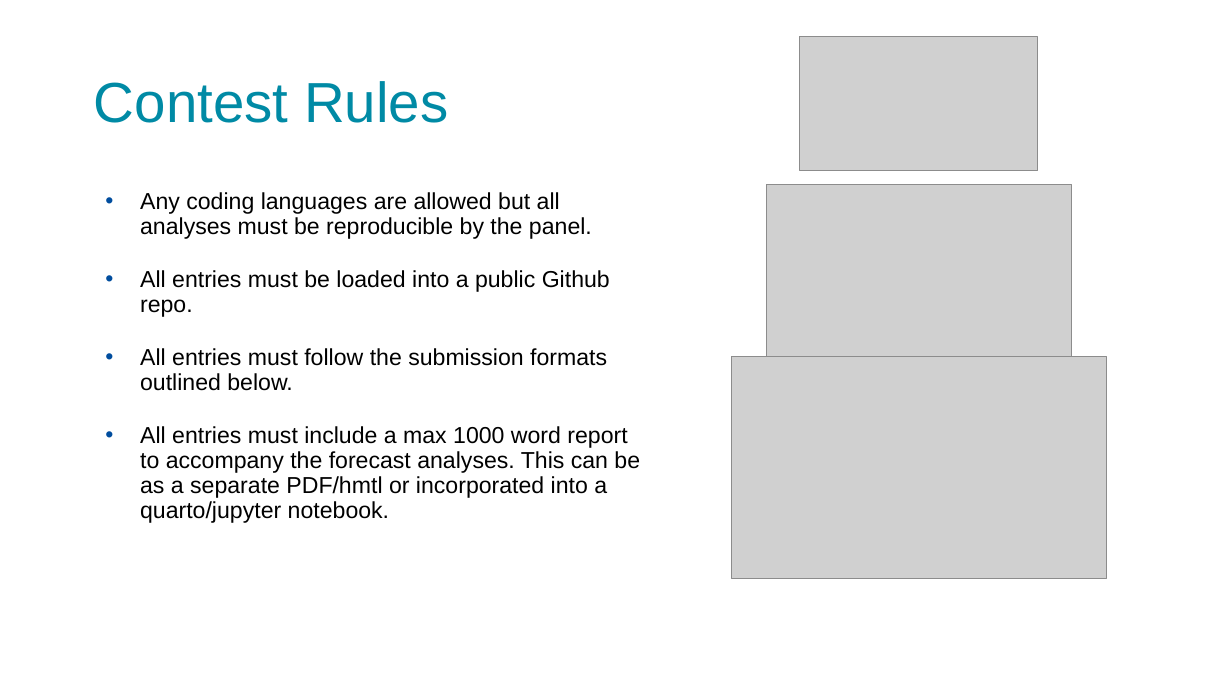
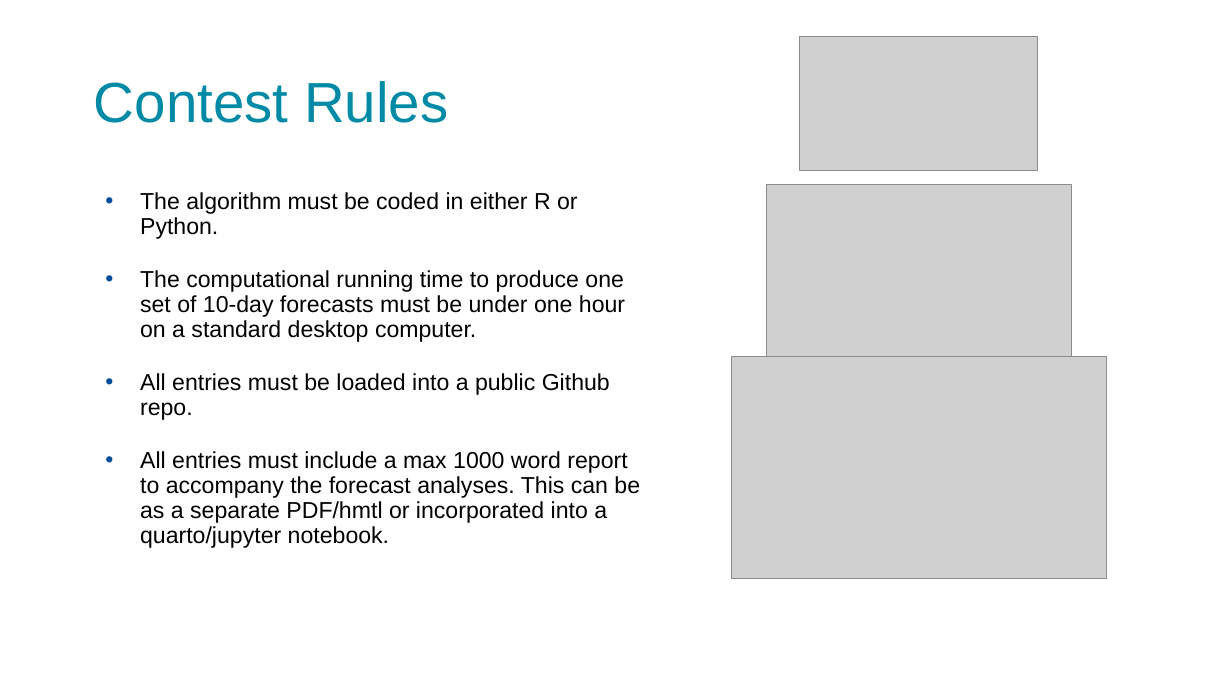
Before and after one commit to Danidayscat/NHS-EAD-forecast, a slide deck: slide 7 of Kick-Off Presentation.pptx. Drawn at 1232x693 pixels with LibreOffice and Linux fonts; fonts in the diff are those of the drawing; grey boxes stand for pictures; background and template pictures are left out. Boxes give left, top, right and bottom in pixels: in the first picture for what was removed or moved away, otherwise in the second. Text is boxed around its words. In the diff, an @@ line names an element or a change of style, - is before the commit and + after.

```diff
--- a/Kick-Off Presentation.pptx
+++ b/Kick-Off Presentation.pptx
@@ text at [140, 192, 625, 342]: text changed @@
-• Any coding languages are allowed but all analyses must be reproducible by the panel.
+• The algorithm must be coded in either R or Python.
+• The computational running time to produce one set of 10-day forecasts must be under one hour on a standard desktop computer.
@@ text at [140, 348, 607, 391]: paragraph removed @@
-• All entries must follow the submission formats outlined below.
```
Also in this commit, not shown: 1 other slide changed, 16 other files.
